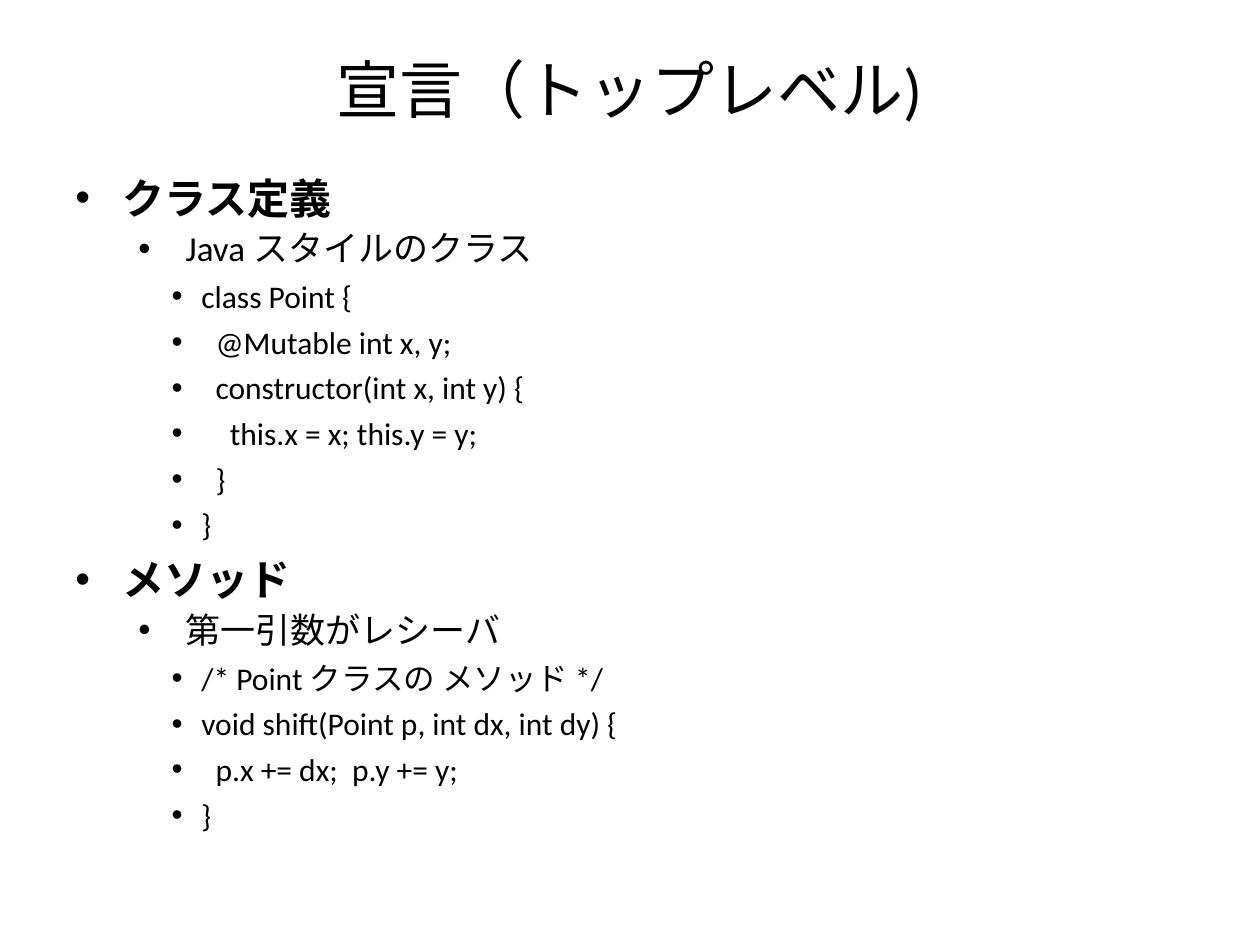
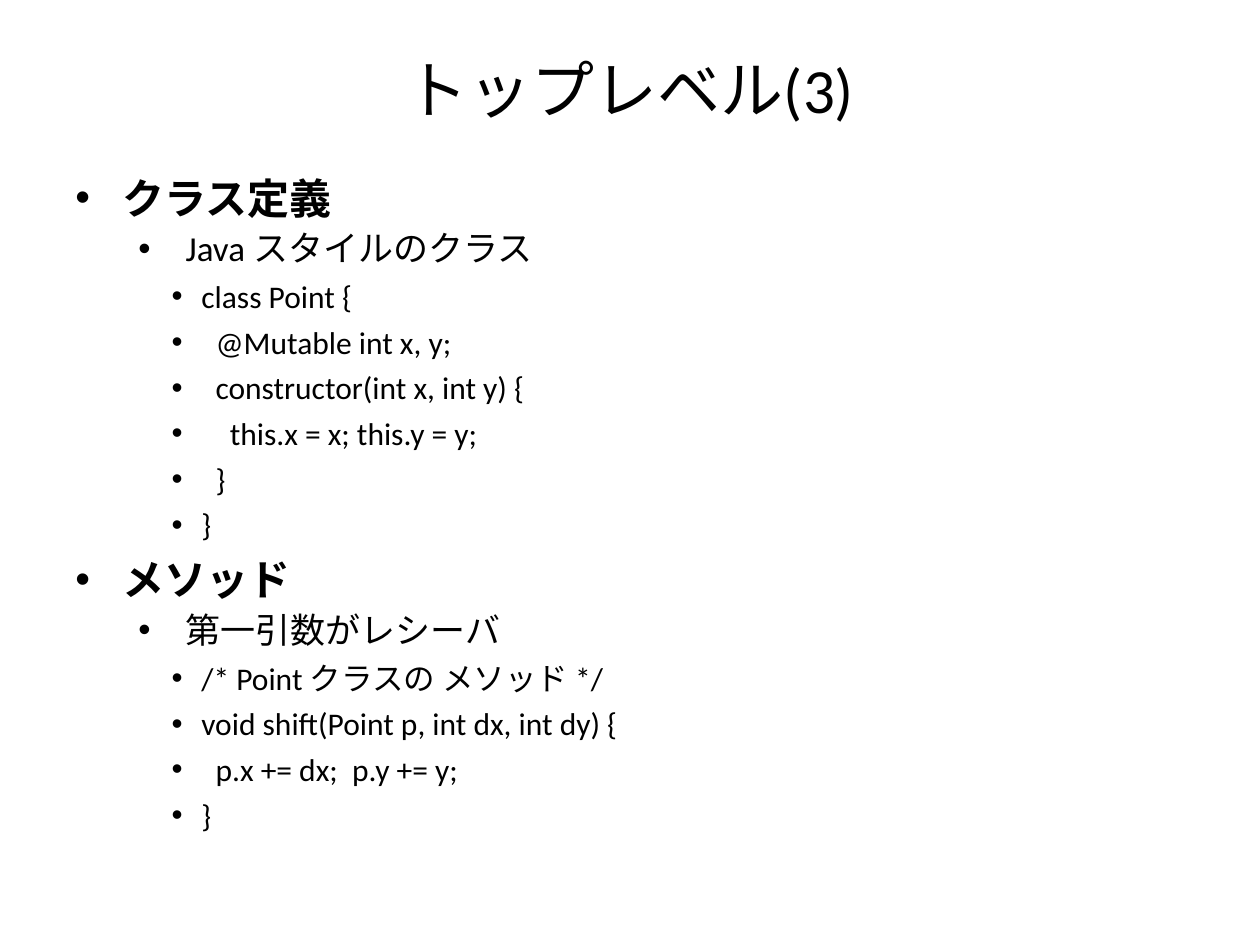
Before and after one commit to GreenTeaScript/GreenTeaScript, a slide deck: slide 7 of spec/GreenTeaScriptSpec.ppt. Drawn at 1260x945 pixels with LibreOffice and Linux fonts; fonts in the diff are those of the drawing. Boxes give left, top, right and bottom in pixels: in the first picture for what was removed or moved away, otherwise in the second. Text is boxed around its words. In the diff, an @@ line names an element or a change of style, - is before the commit and + after.

```diff
--- a/spec/GreenTeaScriptSpec.ppt
+++ b/spec/GreenTeaScriptSpec.ppt
@@ title at [406,60,854,122]: text changed @@
-宣言（トップレベル)
+トップレベル(3)
```
Also in this commit, not shown: 1 other slide changed, 1 slide added, 2 other files.
